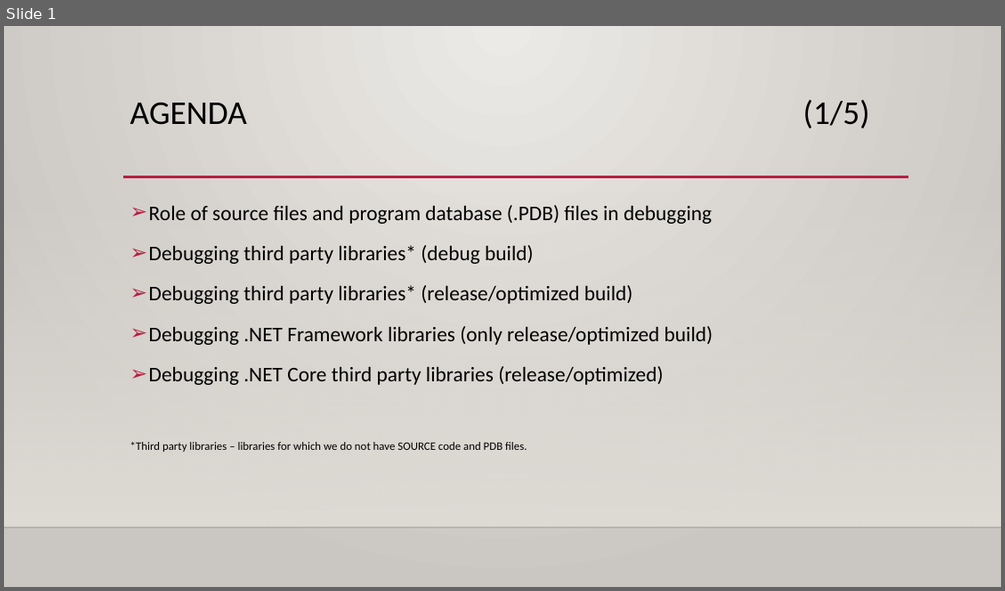
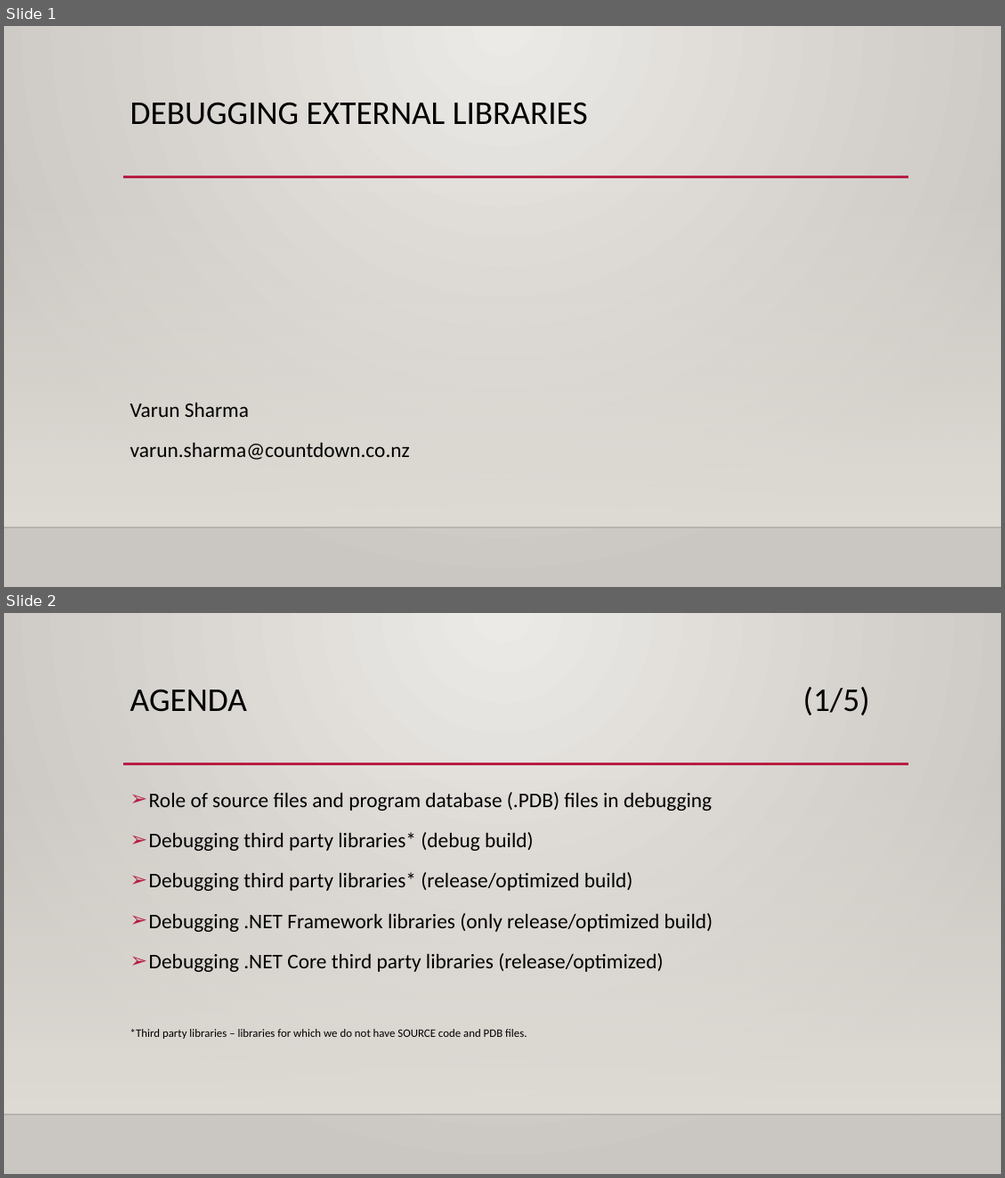
Before and after one commit to vsha041/DebuggingExternalLibraries, a slide deck: Debugging third party libraries.pptx. Shown one above the other, each under a label of ours: slide 1 before the commit, slides 1 and 2 after it. The pictures are 1005x591 and 1005x1178 pixels, drawn with LibreOffice and Linux fonts; fonts in the diff are those of the drawing; background and template pictures are left out. Boxes give left, top, right and bottom in pixels: in the first picture for what was removed or moved away, otherwise in the second. Text is boxed around its words. In the diff, an @@ line names an element or a change of style, - is before the commit and + after.

Commit message:
updated ppt

```diff
--- a/Debugging third party libraries.pptx
+++ b/Debugging third party libraries.pptx
@@ slide 1 added at <box>4,26,1001,587</box>, background gradient #ECEAE7 to #CAC7C1; not listed: 3 template elements that a slide beside it also shows @@
@@ title added at <box>130,102,588,125</box>, 32 pt, text #000000 @@
+DEBUGGING EXTERNAL LIBRARIES
@@ text added at <box>130,402,410,459</box>, 20 pt, text #000000 @@
+Varun Sharma
+varun.sharma@countdown.co.nz
@@ what was slide 1 is now slide 2 @@
```
Also in this commit, not shown: 1 other slide added.
